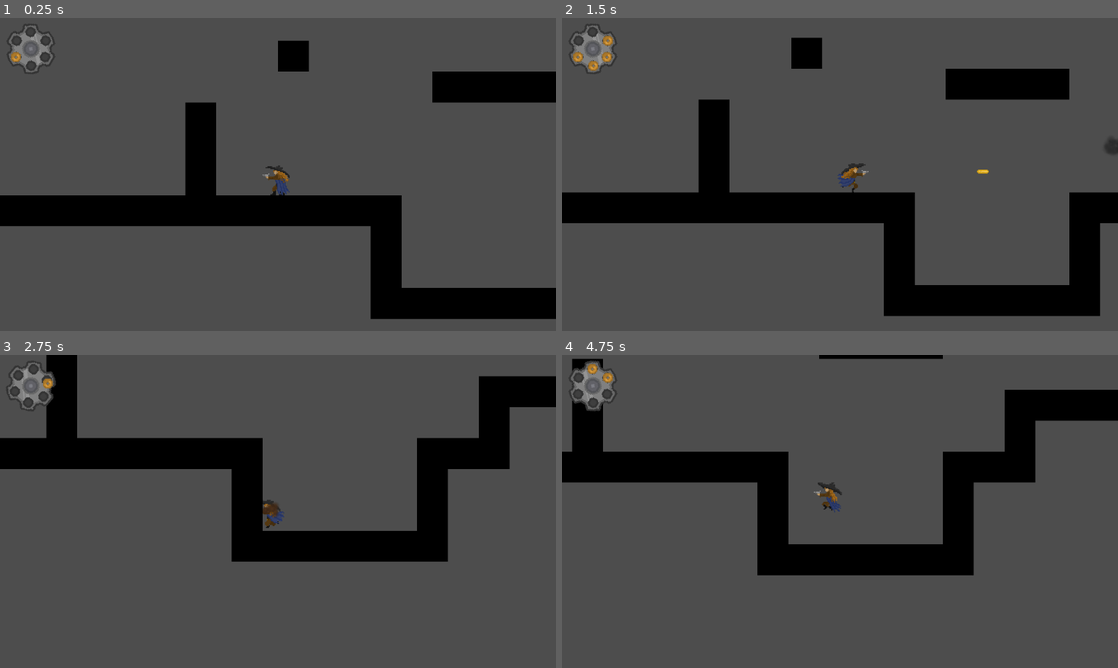
Above: before the commit, frames 1-4 (two rows, left to right).
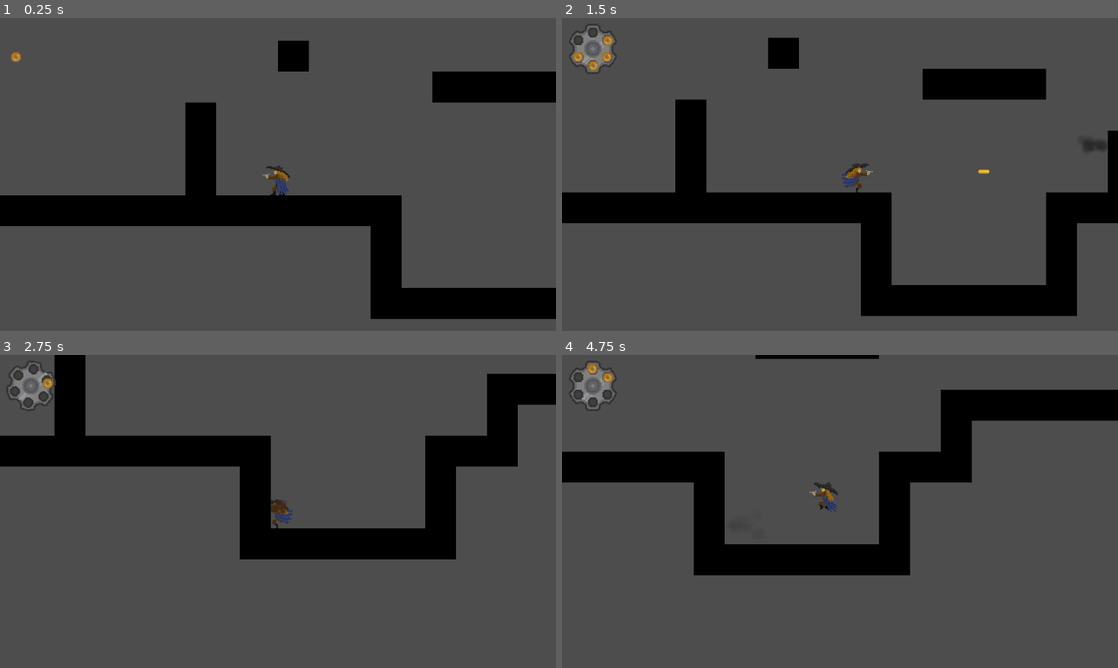
Above: after the commit, the same moments.

Repository: Luminescent-Cheese/crashed-metriodvania
Game: Godot game, scene res://game.tscn
Same seed, same stepped clock (60 frames per second), same inputs: the game is played once before the commit and once after it.
Inputs (mouse positions are in pixels of both pictures, inside the frame that each line leads up to):
- Up to frame 1 (0.25 s): no input
- Up to frame 2 (1.5 s): move the mouse to (962, 158) at 0.52 s; press the mouse at (962, 158) at 0.53 s; hold D (right) from 0.53 s (still down); tap Space (jump) at 0.77 s; move the mouse to (728, 190) at 1.27 s; release the mouse at (728, 190) at 1.28 s; click (728, 190) at 1.35 s
- Up to frame 3 (2.75 s): tap Space (jump) at 1.52 s; move the mouse to (333, 442) at 2.02 s; release D (right) at 2.03 s; press the mouse at (333, 442) at 2.03 s; hold A (left) from 2.03 s (still down)
- Up to frame 4 (4.75 s): move the mouse to (812, 574) at 2.77 s; release A (left) at 2.78 s; release the mouse at (812, 574) at 2.78 s; hold D (right) 2.78-4.28 s; click (812, 574) at 2.85 s; tap Space (jump) at 3.02, 3.77, 4.52 s; move the mouse to (1006, 558) at 3.52 s; press the mouse at (1006, 558) at 3.53 s; move the mouse to (673, 464) at 4.27 s; release the mouse at (673, 464) at 4.28 s; hold A (left) from 4.28 s (still down); click (673, 464) at 4.35 s

The runs differ from the first frame. In frame 1, 0.7% of the frame differs, in the area x 1-10%, y 2-18%; in frame 2, 9.9%; in frame 3, 4.8%; in frame 4, 14%, in the area x 1-86%, y 0-71%.

Commit message:
Made bullet UI layered
Made it so shine stayed in same place, and so it didn't look as fuzzy

Diff:
--- a/UI/ammo_counter.gd
+++ b/UI/ammo_counter.gd
@@ -1,5 +1,7 @@
 extends Control
 @onready var BarrelUI = $BarrelUI
+@onready var BarrelUIBody = $GunBody
+@onready var BarrelUIHoles = $Holes
 @onready var BarrelUIAnimation = $BarrelUIAnimationPlayer
 
 var AmmoUIPart = preload("res://UI/ammo_ui_part.tscn")
@@ -15,7 +17,7 @@
 		var newAmmoUI = AmmoUIPart.instantiate()
 		newAmmoUI.name = "AmmoUIPart" + str(i)
 		#newAmmoUI.position.y = (i * 15) + distanceFromTop
-		newAmmoUI.global_position = get_child(0).get_child(i).global_position
+		newAmmoUI.global_position = get_child(3).get_child(i).global_position
 		add_child(newAmmoUI)
 
 func _reset_Ammo_UI():
@@ -24,8 +26,13 @@
 	BarrelUIAnimation.play("spin")
 
 func _spin_Ammo_UI():
+	$RotationTimer.start()
 	var rotationTween = get_tree().create_tween()
 	rotationTween.tween_property(BarrelUI, "rotation",BarrelUI.rotation-1.0472,0.1)
+	var bodyRotationTween = get_tree().create_tween()
+	bodyRotationTween.tween_property(BarrelUIBody, "rotation",BarrelUIBody.rotation-1.0472,0.1)
+	var holesRotationTween = get_tree().create_tween()
+	holesRotationTween.tween_property(BarrelUIHoles, "rotation",BarrelUIHoles.rotation-1.0472,0.1)
 
 func _process(delta: float) -> void:
 	if currentAmmo != lastCurrentAmmo:
@@ -35,5 +42,9 @@
 			get_node("AmmoUIPart" + str(i)).currentState = true
 		else:
 			get_node("AmmoUIPart" + str(i)).currentState = false
-		get_node("AmmoUIPart" + str(maxAmmo - 1 -i)).global_position = get_child(0).get_child(i).global_position
+		get_node("AmmoUIPart" + str(maxAmmo - 1 -i)).global_position = get_child(3).get_child(i).global_position
 	lastCurrentAmmo = currentAmmo
+
+func _on_rotation_timer_timeout() -> void:
+	BarrelUIBody.rotation = 0
+	BarrelUIHoles.rotation = 0
--- a/UI/ammo_counter.tscn
+++ b/UI/ammo_counter.tscn
@@ -1,8 +1,11 @@
-[gd_scene load_steps=17 format=3 uid="uid://p42oqkqpd4sa"]
+[gd_scene load_steps=20 format=3 uid="uid://p42oqkqpd4sa"]
 
 [ext_resource type="Script" uid="uid://bsnibn2pqjcnp" path="res://UI/ammo_counter.gd" id="1_uu1m0"]
-[ext_resource type="Texture2D" uid="uid://p4adq1746hcl" path="res://UI/gun barrel ui.png" id="2_f1y6u"]
-[ext_resource type="Texture2D" uid="uid://dnfy8elww0x06" path="res://UI/gun barrel ui spin (1).png" id="3_b4c7v"]
+[ext_resource type="Texture2D" uid="uid://djncbcd5ftotu" path="res://UI/animations/gun barrel ui shine.png" id="2_cq8ah"]
+[ext_resource type="Texture2D" uid="uid://p4adq1746hcl" path="res://UI/animations/gun barrel ui.png" id="2_f1y6u"]
+[ext_resource type="Texture2D" uid="uid://dnfy8elww0x06" path="res://UI/animations/gun barrel ui spin (1).png" id="3_b4c7v"]
+[ext_resource type="Texture2D" uid="uid://dnknxr35rwdsw" path="res://UI/animations/gun barrel ui body.png" id="5_ljl5m"]
+[ext_resource type="Texture2D" uid="uid://ddvksyroqq8b0" path="res://UI/animations/gun barrel ui holes.png" id="6_s18ik"]
 
 [sub_resource type="AtlasTexture" id="AtlasTexture_b4c7v"]
 atlas = ExtResource("2_f1y6u")
@@ -79,6 +82,117 @@
 "name": &"spin",
 "speed": 12.0
 }]
+
+[sub_resource type="Animation" id="Animation_x88rt"]
+length = 0.001
+tracks/0/type = "value"
+tracks/0/imported = false
+tracks/0/enabled = true
+tracks/0/path = NodePath(".:animation")
+tracks/0/interp = 1
+tracks/0/loop_wrap = true
+tracks/0/keys = {
+"times": PackedFloat32Array(0),
+"transitions": PackedFloat32Array(1),
+"update": 1,
+"values": [&"spin"]
+}
+tracks/1/type = "value"
+tracks/1/imported = false
+tracks/1/enabled = true
+tracks/1/path = NodePath(".:frame")
+tracks/1/interp = 1
+tracks/1/loop_wrap = true
+tracks/1/keys = {
+"times": PackedFloat32Array(0),
+"transitions": PackedFloat32Array(1),
+"update": 1,
+"values": [0]
+}
+tracks/2/type = "value"
+tracks/2/imported = false
+tracks/2/enabled = true
+tracks/2/path = NodePath(".:rotation")
+tracks/2/interp = 1
+tracks/2/loop_wrap = true
+tracks/2/keys = {
+"times": PackedFloat32Array(0),
+"transitions": PackedFloat32Array(1),
+"update": 0,
+"values": [0.0]
+}
+tracks/3/type = "value"
+tracks/3/imported = false
+tracks/3/enabled = true
+tracks/3/path = NodePath(".:self_modulate")
+tracks/3/interp = 1
+tracks/3/loop_wrap = true
+tracks/3/keys = {
+"times": PackedFloat32Array(0),
+"transitions": PackedFloat32Array(1),
+"update": 0,
+"values": [Color(1, 1, 1, 0)]
+}
+tracks/4/type = "value"
+tracks/4/imported = false
+tracks/4/enabled = true
+tracks/4/path = NodePath("../Holes:visible")
+tracks/4/interp = 1
+tracks/4/loop_wrap = true
+tracks/4/keys = {
+"times": PackedFloat32Array(0),
+"transitions": PackedFloat32Array(1),
+"update": 1,
+"values": [false]
+}
+tracks/5/type = "value"
+tracks/5/imported = false
+tracks/5/enabled = true
+tracks/5/path = NodePath("../GunBody:visible")
+tracks/5/interp = 1
+tracks/5/loop_wrap = true
+tracks/5/keys = {
+"times": PackedFloat32Array(0),
+"transitions": PackedFloat32Array(1),
+"update": 1,
+"values": [false]
+}
+tracks/6/type = "value"
+tracks/6/imported = false
+tracks/6/enabled = true
+tracks/6/path = NodePath("../Shine:visible")
+tracks/6/interp = 1
+tracks/6/loop_wrap = true
+tracks/6/keys = {
+"times": PackedFloat32Array(0),
+"transitions": PackedFloat32Array(1),
+"update": 1,
+"values": [false]
+}
+tracks/7/type = "value"
+tracks/7/imported = false
+tracks/7/enabled = true
+tracks/7/path = NodePath("../GunBody:rotation")
+tracks/7/interp = 1
+tracks/7/loop_wrap = true
+tracks/7/keys = {
+"times": PackedFloat32Array(0),
+"transitions": PackedFloat32Array(1),
+"update": 0,
+"values": [0.0]
+}
+tracks/8/type = "value"
+tracks/8/imported = false
+tracks/8/enabled = true
+tracks/8/path = NodePath("../Holes:rotation")
+tracks/8/interp = 1
+tracks/8/loop_wrap = true
+tracks/8/keys = {
+"times": PackedFloat32Array(0),
+"transitions": PackedFloat32Array(1),
+"update": 0,
+"values": [0.0]
+}
 
 [sub_resource type="Animation" id="Animation_b4c7v"]
 resource_name = "spin"
@@ -120,40 +234,73 @@
 "update": 0,
 "values": [0.0]
 }
-
-[sub_resource type="Animation" id="Animation_x88rt"]
-length = 0.001
-tracks/0/type = "value"
-tracks/0/imported = false
-tracks/0/enabled = true
-tracks/0/path = NodePath(".:animation")
-tracks/0/interp = 1
-tracks/0/loop_wrap = true
-tracks/0/keys = {
-"times": PackedFloat32Array(0),
-"transitions": PackedFloat32Array(1),
-"update": 1,
-"values": [&"spin"]
-}
-tracks/1/type = "value"
-tracks/1/imported = false
-tracks/1/enabled = true
-tracks/1/path = NodePath(".:frame")
-tracks/1/interp = 1
-tracks/1/loop_wrap = true
-tracks/1/keys = {
-"times": PackedFloat32Array(0),
-"transitions": PackedFloat32Array(1),
-"update": 1,
-"values": [0]
-}
-tracks/2/type = "value"
-tracks/2/imported = false
-tracks/2/enabled = true
-tracks/2/path = NodePath(".:rotation")
-tracks/2/interp = 1
-tracks/2/loop_wrap = true
-tracks/2/keys = {
+tracks/3/type = "value"
+tracks/3/imported = false
+tracks/3/enabled = true
+tracks/3/path = NodePath(".:self_modulate")
+tracks/3/interp = 0
+tracks/3/loop_wrap = true
+tracks/3/keys = {
+"times": PackedFloat32Array(0, 0.75),
+"transitions": PackedFloat32Array(1, 1),
+"update": 0,
+"values": [Color(1, 1, 1, 1), Color(1, 1, 1, 0)]
+}
+tracks/4/type = "value"
+tracks/4/imported = false
+tracks/4/enabled = true
+tracks/4/path = NodePath("../Holes:visible")
+tracks/4/interp = 1
+tracks/4/loop_wrap = true
+tracks/4/keys = {
+"times": PackedFloat32Array(0, 0.75),
+"transitions": PackedFloat32Array(1, 1),
+"update": 1,
+"values": [false, true]
+}
+tracks/5/type = "value"
+tracks/5/imported = false
+tracks/5/enabled = true
+tracks/5/path = NodePath("../GunBody:visible")
+tracks/5/interp = 1
+tracks/5/loop_wrap = true
+tracks/5/keys = {
+"times": PackedFloat32Array(0, 0.75),
+"transitions": PackedFloat32Array(1, 1),
+"update": 1,
+"values": [false, true]
+}
+tracks/6/type = "value"
+tracks/6/imported = false
+tracks/6/enabled = true
+tracks/6/path = NodePath("../Shine:visible")
+tracks/6/interp = 1
+tracks/6/loop_wrap = true
+tracks/6/keys = {
+"times": PackedFloat32Array(0, 0.75),
+"transitions": PackedFloat32Array(1, 1),
+"update": 1,
+"values": [false, true]
+}
+tracks/7/type = "value"
+tracks/7/imported = false
+tracks/7/enabled = true
+tracks/7/path = NodePath("../GunBody:rotation")
+tracks/7/interp = 1
+tracks/7/loop_wrap = true
+tracks/7/keys = {
+"times": PackedFloat32Array(0),
+"transitions": PackedFloat32Array(1),
+"update": 0,
+"values": [0.0]
+}
+tracks/8/type = "value"
+tracks/8/imported = false
+tracks/8/enabled = true
+tracks/8/path = NodePath("../Holes:rotation")
+tracks/8/interp = 1
+tracks/8/loop_wrap = true
+tracks/8/keys = {
 "times": PackedFloat32Array(0),
 "transitions": PackedFloat32Array(1),
 "update": 0,
@@ -175,7 +322,31 @@
 grow_vertical = 2
 script = ExtResource("1_uu1m0")
 
+[node name="Shine" type="Sprite2D" parent="."]
+visible = false
+texture_filter = 1
+position = Vector2(60, 62)
+scale = Vector2(0.5, 0.5)
+texture = ExtResource("2_cq8ah")
+
+[node name="GunBody" type="Sprite2D" parent="."]
+visible = false
+z_index = -1
+texture_filter = 1
+position = Vector2(64, 64)
+scale = Vector2(0.5, 0.5)
+texture = ExtResource("5_ljl5m")
+
+[node name="Holes" type="Sprite2D" parent="."]
+visible = false
+z_index = 1
+texture_filter = 1
+position = Vector2(64, 64)
+scale = Vector2(0.5, 0.5)
+texture = ExtResource("6_s18ik")
+
 [node name="BarrelUI" type="AnimatedSprite2D" parent="."]
+self_modulate = Color(1, 1, 1, 0)
 texture_filter = 1
 position = Vector2(64, 64)
 scale = Vector2(0.5, 0.5)
@@ -206,3 +377,9 @@
 libraries = {
 &"": SubResource("AnimationLibrary_x88rt")
 }
+
+[node name="RotationTimer" type="Timer" parent="."]
+wait_time = 0.1
+one_shot = true
+
+[connection signal="timeout" from="RotationTimer" to="." method="_on_rotation_timer_timeout"]
--- a/UI/ammo_ui_part.tscn
+++ b/UI/ammo_ui_part.tscn
@@ -1,9 +1,10 @@
 [gd_scene load_steps=3 format=3 uid="uid://tea41pkk64y8"]
 
-[ext_resource type="Texture2D" uid="uid://c6chmbk6r7k42" path="res://UI/bullet ui.png" id="1_4g13n"]
+[ext_resource type="Texture2D" uid="uid://c6chmbk6r7k42" path="res://UI/animations/bullet ui.png" id="1_4g13n"]
 [ext_resource type="Script" uid="uid://bght1xkq8jivp" path="res://UI/ammo_ui_state.gd" id="1_k5tjl"]
 
 [node name="AmmoUIPart" type="Sprite2D"]
+z_index = 2
 texture_filter = 1
 scale = Vector2(0.5, 0.5)
 texture = ExtResource("1_4g13n")
--- a/player/arm/shoot.gd
+++ b/player/arm/shoot.gd
@@ -7,7 +7,7 @@
 
 @export var canShoot = true
 var maxAmmo = 6
-var recoil = 1000
+var recoil = 500
 
 @onready var bulletSpawn = $ArmAnimations/bulletFirePoint
 @onready var timeSinceLastBullet = $TimeSinceLastBullet
--- a/player/player.gd
+++ b/player/player.gd
@@ -8,7 +8,7 @@
 var MAXSPEED = 500
 var gravity = 150
 var maxjumpHeight = 600
-var recoilStrength = 50
+var recoilStrength = 20
 var jumpTime = 30
 #controls how fast play loses speed when jumping
 var jumpDivision = 6.0
Renamed: UI/bullet ui.png -> UI/animations/bullet ui.png
Not shown, changed: UI/animations/bullet ui.png.import
Binary file added: UI/animations/gun barrel ui body.png
Not shown, added: UI/animations/gun barrel ui body.png.import
Binary file added: UI/animations/gun barrel ui holes.png
Not shown, changed: UI/animations/gun barrel ui holes.png.import
Binary file added: UI/animations/gun barrel ui shine.png
Not shown, added: UI/animations/gun barrel ui shine.png.import
Renamed: UI/gun barrel ui spin (1).png -> UI/animations/gun barrel ui spin (1).png
Not shown, changed: UI/animations/gun barrel ui spin (1).png.import
Renamed: UI/gun barrel ui.png -> UI/animations/gun barrel ui.png
Not shown, added: UI/animations/gun barrel ui.png.import
